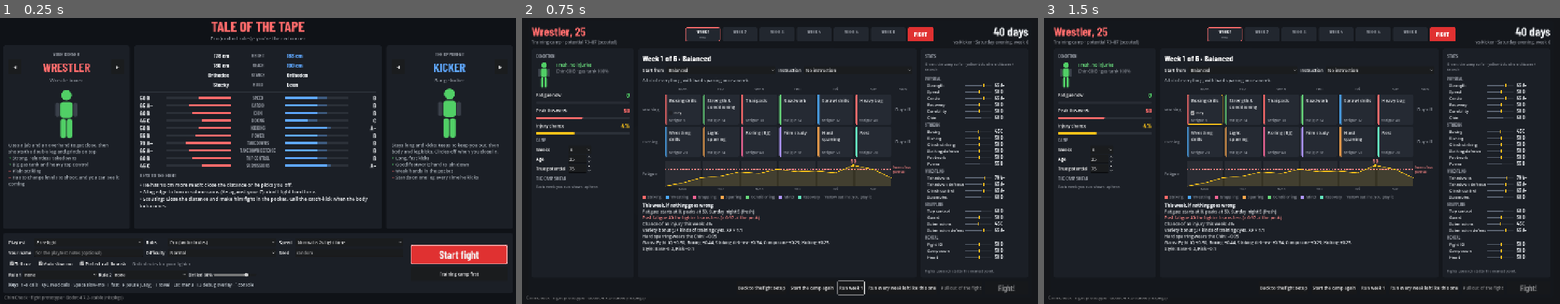
Above: before the commit, frames 1-3 (left to right).
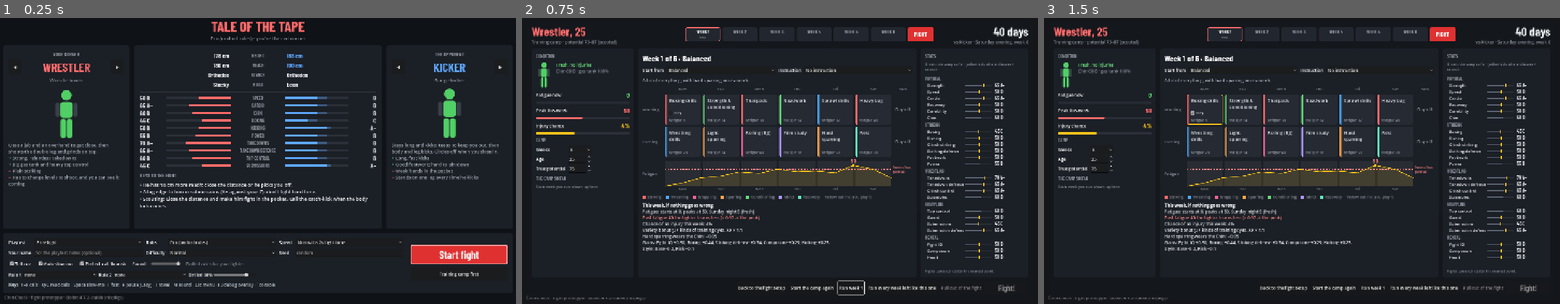
Above: after the commit, the same moments.

Repository: Dazedgenie/DazedMMA
Game: Godot game, scene res://game/main.tscn
Two runs of this game, one before a commit and one after it. Both use one fixed random seed, a clock stepped at 60 frames per second and the inputs below.
Inputs:
- Up to frame 1 (0.25 s): no input
- Up to frame 2 (0.75 s): click "Training camp first" at 0.5 s
- Up to frame 3 (1.5 s): click "Play" at 1.25 s

The runs differ from the first frame. In frame 1, 0.3% of the frame differs, in the area x 25-54%, y 84-95%; in frame 2, nothing differs; in frame 3, nothing differs.

Commit message:
D190: strike sounds (connected, missed, blocked)
Every strike in data/actions/ gets its own sound, made in code from a swish,
a thump and a snap, in three versions that share the swish and thump pitch:
connected, missed (the swish alone) and blocked (muffled). A cover-up and a
checked kick are blocked; a slip is a miss. Harder hits are louder and deeper.
Sound slider on the setup, M mutes. tools/strike_sounds.gd writes WAVs.
Fights don't change (golden fights the same).

Co-Authored-By: Claude Opus 5.5 <noreply@anthropic.com>
Claude-Session: https://claude.ai/code/session_01KLgVhoZG99Sbm67X2rRbZh

Diff:
--- a/game/main.gd
+++ b/game/main.gd
@@ -11,6 +11,8 @@
 ##
 ## "Training camp first" on the setup opens the camp planner (CampPlanner, D133); its Fight!
 ## starts the same fight with the fighter as the camp left them (settings.red_profile).
+##
+## Strike sounds (StrikeSounds, D190) play during the fight at the setup's Sound volume; M mutes them.
 
 ## Smallest window the UI still fits in (the game opens windowed and resizable).
 const MIN_WINDOW_SIZE := Vector2i(960, 540)
@@ -24,6 +26,7 @@
 var setup: FightSetup
 var planner: CampPlanner
 var overlay: DebugOverlay
+var sounds: StrikeSounds
 var driver: FightDriver
 var state: String = SETUP
 var settings: Dictionary = {}
@@ -47,6 +50,9 @@
 	_roster = FighterLibrary.load_dir()
 	arena = ArenaView.new()
 	add_child(arena)
+	sounds = StrikeSounds.new()
+	add_child(sounds)
+	sounds.build_in_background()
 	var ui: CanvasLayer = $UI
 	hud = FightHud.new()
 	hud.visible = false
@@ -93,6 +99,8 @@
 	driver.fight_over.connect(_on_fight_over)
 	arena.tell_cues = bool(settings.get("tell_cues", true))
 	arena.watch(driver)
+	sounds.volume = float(settings.get("sound_volume", 1.0))
+	sounds.watch(sim)
 	hud.pause_allowed = bool(settings.get("easy", false))
 	hud.allowed_calls = Array(settings.get("calls", []))
 	hud.watch(driver)
@@ -156,6 +164,9 @@
 			_on_control("pause")
 		KEY_T:
 			_on_control("towel")
+		KEY_M:
+			sounds.muted = not sounds.muted
+			hud.feed.add_line(FightFeed.EXPLANATION, "[color=#8a8f98]Sound %s (M)[/color]" % ("off" if sounds.muted else "on"))
 		KEY_ESCAPE:
 			_open_menu()
 		KEY_Q:
--- /dev/null
+++ b/game/strike_sounds.gd
@@ -0,0 +1,288 @@
+class_name StrikeSounds
+extends Node
+## The fight's strike sounds (D190, docs/06 §6.8): every strike has one sound of its own in three
+## versions, connected, missed and blocked, made in code from three layers (no audio files):
+## - the swish: the limb moving through the air (a sweep of filtered noise; kicks are longer and lower);
+## - the thump: the weight landing (a low sine that drops in pitch; deeper for kicks and knees);
+## - the snap: the skin and the glove (a short burst of bright noise; sharpest for elbows and leg kicks).
+## All three versions use the same swish and the same thump pitch, so a jab always sounds like a jab:
+## connected is all three layers; missed is a longer, louder swish on its own; blocked is the swish
+## with the thump and snap muffled (on the guard, the forearms or a checked shin).
+##
+## What counts as which (from the fight's events, outcome_for): a landed strike is connected, unless it
+## landed through a fighter covering up (covered, D180), which is blocked; a checked kick is blocked; a
+## slipped punch is missed (a slip is a whoosh past his head, SLIP_OUTCOME); any other miss is missed.
+## A landed shot gets louder and deeper the more damage it does (play_settings), and every sound plays
+## at a slightly random pitch so repeats don't sound the same.
+##
+## To change a strike's sound, edit its line in RECIPES (the keys are explained there); new strikes need a
+## line too (tests/game/test_strike_sounds.gd checks every strike in data/actions/ has one). How loud the
+## versions are against each other: OUTCOME_DB; how much damage changes a hit: LIGHT_DAMAGE/HEAVY_DAMAGE.
+
+## A sound was played (or would have been, when muted or at volume 0: `heard` is false then).
+signal played(action_id: String, outcome: String, heard: bool)
+
+const CONNECTED := "connected"
+const MISSED := "missed"
+const BLOCKED := "blocked"
+const OUTCOMES: Array[String] = [CONNECTED, MISSED, BLOCKED]
+
+## How a slipped punch sounds (D190: Kyle's pick on the slip card).
+const SLIP_OUTCOME := MISSED
+
+const RATE: int = 22050
+## Each sound's length in seconds (the tail fades to silence well before).
+const SECONDS: float = 0.5
+## Sounds playing at once before the oldest is cut off.
+const VOICES: int = 8
+
+## Every strike's sound. Keys:
+## - thump: the pitch of the landing in Hz (lower = heavier: punches 95–150, kicks and knees 55–95);
+## - decay: how long the thump rings in seconds (longer = meatier);
+## - snap: how loud the slap/crack is (0–1); bright: how sharp it is (0 dull thud, 1 crack);
+## - swish: how long the limb's whoosh is in seconds (longer for wide or long strikes);
+## - tone: how high the whoosh sits (0 low and heavy, 1 thin and fast);
+## - gain: the whole sound's loudness (1 = normal).
+const RECIPES := {
+	"jab": { "thump": 150.0, "decay": 0.05, "snap": 0.75, "bright": 0.80, "swish": 0.12, "tone": 0.85, "gain": 0.80 },
+	"cross": { "thump": 125.0, "decay": 0.07, "snap": 0.85, "bright": 0.70, "swish": 0.16, "tone": 0.70, "gain": 0.95 },
+	"hook": { "thump": 115.0, "decay": 0.08, "snap": 0.85, "bright": 0.60, "swish": 0.20, "tone": 0.55, "gain": 1.00 },
+	"uppercut": { "thump": 120.0, "decay": 0.07, "snap": 0.75, "bright": 0.65, "swish": 0.18, "tone": 0.75, "gain": 0.95 },
+	"overhand": { "thump": 100.0, "decay": 0.10, "snap": 0.90, "bright": 0.55, "swish": 0.24, "tone": 0.50, "gain": 1.05 },
+	"body_hook": { "thump": 80.0, "decay": 0.11, "snap": 0.40, "bright": 0.30, "swish": 0.20, "tone": 0.50, "gain": 1.00 },
+	"short_hook": { "thump": 125.0, "decay": 0.06, "snap": 0.70, "bright": 0.60, "swish": 0.10, "tone": 0.60, "gain": 0.85 },
+	"short_uppercut": { "thump": 130.0, "decay": 0.06, "snap": 0.70, "bright": 0.65, "swish": 0.10, "tone": 0.70, "gain": 0.85 },
+	"ground_punch": { "thump": 105.0, "decay": 0.07, "snap": 0.55, "bright": 0.50, "swish": 0.10, "tone": 0.55, "gain": 0.85 },
+	"elbow": { "thump": 140.0, "decay": 0.05, "snap": 1.00, "bright": 0.95, "swish": 0.14, "tone": 0.85, "gain": 1.00 },
+	"ground_elbow": { "thump": 130.0, "decay": 0.05, "snap": 0.95, "bright": 0.90, "swish": 0.12, "tone": 0.80, "gain": 0.95 },
+	"knee": { "thump": 70.0, "decay": 0.10, "snap": 0.45, "bright": 0.35, "swish": 0.18, "tone": 0.45, "gain": 1.05 },
+	"ground_knee": { "thump": 75.0, "decay": 0.10, "snap": 0.50, "bright": 0.40, "swish": 0.16, "tone": 0.45, "gain": 1.05 },
+	"teep": { "thump": 65.0, "decay": 0.12, "snap": 0.35, "bright": 0.25, "swish": 0.20, "tone": 0.40, "gain": 0.90 },
+	"leg_kick": { "thump": 85.0, "decay": 0.09, "snap": 1.00, "bright": 0.75, "swish": 0.30, "tone": 0.35, "gain": 1.05 },
+	"calf_kick": { "thump": 95.0, "decay": 0.07, "snap": 0.90, "bright": 0.80, "swish": 0.26, "tone": 0.40, "gain": 0.95 },
+	"body_kick": { "thump": 65.0, "decay": 0.12, "snap": 0.90, "bright": 0.55, "swish": 0.32, "tone": 0.30, "gain": 1.10 },
+	"head_kick": { "thump": 80.0, "decay": 0.11, "snap": 1.00, "bright": 0.70, "swish": 0.36, "tone": 0.30, "gain": 1.15 },
+	"soccer_kick": { "thump": 70.0, "decay": 0.10, "snap": 0.75, "bright": 0.50, "swish": 0.30, "tone": 0.30, "gain": 1.10 },
+	"stomp": { "thump": 55.0, "decay": 0.14, "snap": 0.40, "bright": 0.30, "swish": 0.20, "tone": 0.25, "gain": 1.05 },
+}
+
+## Each version's loudness against connected, in dB.
+const OUTCOME_DB := { CONNECTED: 0.0, MISSED: -4.0, BLOCKED: -3.0 }
+## A landed shot's damage that sounds lightest and heaviest (dealt damage, not the strike's base damage).
+const LIGHT_DAMAGE: float = 2.0
+const HEAVY_DAMAGE: float = 14.0
+## How much quieter (dB) and higher (pitch scale) the lightest shot is than the heaviest.
+const LIGHT_DB: float = -7.0
+const LIGHT_PITCH: float = 1.08
+const HEAVY_PITCH: float = 0.92
+## Random pitch on every sound, ± this share.
+const PITCH_JITTER: float = 0.04
+## Overall loudness, in dB (the setup's Sound slider sets the bus, this sets the mix under it).
+const BASE_DB: float = -6.0
+
+## The player's volume, 0–1 (the setup's Sound slider, D190). 0 is silent.
+var volume: float = 1.0
+## Muted with M during a fight.
+var muted: bool = false
+
+## Made once for the whole game (shared by every StrikeSounds): action id -> { outcome: AudioStreamWAV }.
+static var _sounds := {}
+static var _build_task: int = -1
+var _players: Array[AudioStreamPlayer] = []
+var _next: int = 0
+var _sim: FightSim
+var _rng := RandomNumberGenerator.new()
+
+
+func _ready() -> void:
+	for i in VOICES:
+		var player := AudioStreamPlayer.new()
+		add_child(player)
+		_players.append(player)
+
+
+func _exit_tree() -> void:
+	_finish_build()
+
+
+## Starts playing a fight's strike sounds (null stops).
+func watch(sim: FightSim) -> void:
+	if _sim != null and _sim.event_emitted.is_connected(_on_event):
+		_sim.event_emitted.disconnect(_on_event)
+	_sim = sim
+	if _sim != null:
+		_sim.event_emitted.connect(_on_event)
+
+
+## Makes every strike's three versions on another thread (about half a second, done once when the game
+## opens), so the setup screen doesn't wait for it. A sound asked for before they're ready waits for them.
+static func build_in_background() -> void:
+	if _sounds.is_empty() and _build_task < 0:
+		_build_task = WorkerThreadPool.add_task(_build_into.bind(_sounds), false, "Strike sounds")
+
+
+## Makes every strike's three versions now.
+static func build_all() -> void:
+	_finish_build()
+	if _sounds.is_empty():
+		_build_into(_sounds)
+
+
+static func _build_into(into: Dictionary) -> void:
+	for id: String in RECIPES:
+		var versions := {}
+		for outcome in OUTCOMES:
+			versions[outcome] = to_wav(render(RECIPES[id], outcome, id.hash()))
+		into[id] = versions
+
+
+static func _finish_build() -> void:
+	if _build_task >= 0:
+		WorkerThreadPool.wait_for_task_completion(_build_task)
+		_build_task = -1
+
+
+## The stream for a strike's version (builds them if needed). Null for a strike with no recipe.
+static func stream(action_id: String, outcome: String) -> AudioStreamWAV:
+	build_all()
+	return _sounds.get(action_id, {}).get(outcome)
+
+
+## Plays a strike's version. `damage` < 0: not a landed shot (no loudness from damage).
+func play(action_id: String, outcome: String, damage: int = -1) -> void:
+	var wav: AudioStreamWAV = stream(action_id, outcome)
+	if wav == null:
+		return
+	var heard: bool = not muted and volume > 0.0
+	played.emit(action_id, outcome, heard)
+	if not heard:
+		return
+	var how: Dictionary = play_settings(action_id, outcome, damage)
+	var player: AudioStreamPlayer = _players[_next]
+	_next = (_next + 1) % _players.size()
+	player.stream = wav
+	player.volume_db = how.db + linear_to_db(volume)
+	player.pitch_scale = how.pitch * (1.0 + _rng.randf_range(-PITCH_JITTER, PITCH_JITTER))
+	if player.is_inside_tree():
+		player.play()
+
+
+func _on_event(event: FightEvent) -> void:
+	var outcome: String = outcome_for(event)
+	if outcome != "":
+		play(String(event.data.action_id), outcome, int(event.data.get("damage", -1)) if outcome == CONNECTED else -1)
+
+
+## Which version a fight event plays ("" = none): see the class notes.
+static func outcome_for(event: FightEvent) -> String:
+	if not RECIPES.has(String(event.data.get("action_id", ""))):
+		return ""
+	match event.type:
+		FightEvent.STRIKE_LANDED:
+			return BLOCKED if bool(event.data.get("covered", false)) else CONNECTED
+		FightEvent.STRIKE_MISSED:
+			if event.data.get("reason", "") == "defended":
+				return SLIP_OUTCOME if event.data.get("by_action", "") == "slip" else BLOCKED
+			return MISSED
+	return ""
+
+
+## How loud (dB) and at what pitch a version plays, before the random jitter and the player's volume.
+static func play_settings(action_id: String, outcome: String, damage: int = -1) -> Dictionary:
+	var db: float = BASE_DB + float(OUTCOME_DB[outcome]) + linear_to_db(float(RECIPES[action_id].gain))
+	var pitch: float = 1.0
+	if outcome == CONNECTED and damage >= 0:
+		var heavy: float = clampf(inverse_lerp(LIGHT_DAMAGE, HEAVY_DAMAGE, float(damage)), 0.0, 1.0)
+		db += lerpf(LIGHT_DB, 0.0, heavy)
+		pitch = lerpf(LIGHT_PITCH, HEAVY_PITCH, heavy)
+	return { "db": db, "pitch": pitch }
+
+
+## One version of a strike's sound as samples (-1–1) at RATE. The same recipe and seed give the same sound.
+static func render(recipe: Dictionary, outcome: String, sound_seed: int) -> PackedFloat32Array:
+	var rng := RandomNumberGenerator.new()
+	rng.seed = sound_seed
+	var count: int = int(RATE * SECONDS)
+	var out := PackedFloat32Array()
+	out.resize(count)
+	var dt: float = 1.0 / RATE
+
+	# The swish: noise through a band that rises and falls with the limb's speed. Connected and blocked
+	# cut it short at the impact (it starts just before, so the hit lands a few hundredths in); a miss
+	# lets it run its whole length and a little louder, as the limb carries on past.
+	var swish_len: float = float(recipe.swish)
+	var tone: float = float(recipe.tone)
+	var hit_at: float = 0.035  # Where the impact sits in a connected or blocked sound.
+	var swish_peak: float = hit_at if outcome != MISSED else swish_len * 0.45
+	var swish_end: float = hit_at + 0.03 if outcome != MISSED else swish_len * 1.4
+	var swish_gain: float = 0.35 if outcome != MISSED else 0.75
+	var low_hz: float = lerpf(250.0, 1400.0, tone)
+	var high_hz: float = lerpf(900.0, 4200.0, tone)
+	var lp_a: float = 0.0
+	var lp_b: float = 0.0
+	var lp_slow: float = 0.0
+	# The thump and snap.
+	var thump_hz: float = float(recipe.thump)
+	var decay: float = float(recipe.decay)
+	var snap: float = float(recipe.snap)
+	var bright: float = float(recipe.bright)
+	var thump_gain: float = 1.0
+	var snap_gain: float = 0.6 * snap
+	var muffle: float = 0.0  # 0 = open, 1 = everything above a low rumble cut away.
+	if outcome == BLOCKED:
+		thump_gain = 0.55
+		snap_gain = 0.35 * snap
+		muffle = 0.75
+		decay *= 0.7
+	elif outcome == MISSED:
+		thump_gain = 0.0
+		snap_gain = 0.0
+	var snap_decay: float = lerpf(0.035, 0.012, bright)
+	var snap_lp: float = 0.0
+	var snap_cut: float = 1.0 - exp(-TAU * lerpf(lerpf(900.0, 5000.0, bright), 500.0, muffle) * dt)
+	var phase: float = 0.0
+	var out_lp: float = 0.0
+	var out_cut: float = 1.0 - exp(-TAU * lerpf(9000.0, 1600.0, muffle) * dt)
+	var peak: float = 0.0
+	for n in count:
+		var t: float = n * dt
+		var sample: float = 0.0
+		# Swish.
+		if t < swish_end:
+			var env: float = t / swish_peak if t < swish_peak else 1.0 - (t - swish_peak) / (swish_end - swish_peak)
+			env = env * env
+			var centre: float = lerpf(low_hz, high_hz, env)
+			var cut: float = 1.0 - exp(-TAU * centre * 1.4 * dt)
+			lp_a += cut * (rng.randf_range(-1.0, 1.0) - lp_a)
+			lp_b += cut * (lp_a - lp_b)
+			lp_slow += (1.0 - exp(-TAU * centre * 0.5 * dt)) * (lp_b - lp_slow)
+			sample += (lp_b - lp_slow) * env * swish_gain * 3.0
+		# Thump and snap, from the impact on.
+		if thump_gain > 0.0 and t >= hit_at:
+			var since: float = t - hit_at
+			var hz: float = thump_hz * (1.0 + 1.2 * exp(-since / 0.012))
+			phase += TAU * hz * dt
+			sample += sin(phase) * exp(-since / decay) * thump_gain * minf(1.0, since / 0.002)
+			snap_lp += snap_cut * (rng.randf_range(-1.0, 1.0) - snap_lp)
+			sample += snap_lp * exp(-since / snap_decay) * snap_gain * (1.5 + bright)
+		out_lp += out_cut * (sample - out_lp)
+		out[n] = out_lp
+		peak = maxf(peak, absf(out_lp))
+	# Every sound is scaled to the same peak; loudness comes from play_settings.
+	if peak > 0.0:
+		var scale: float = 0.9 / peak
+		for n in count:
+			out[n] *= scale
+	return out
+
+
+static func to_wav(samples: PackedFloat32Array) -> AudioStreamWAV:
+	var data := PackedByteArray()
+	data.resize(samples.size() * 2)
+	for n in samples.size():
+		data.encode_s16(n * 2, int(clampf(samples[n], -1.0, 1.0) * 32767.0))
+	var wav := AudioStreamWAV.new()
+	wav.format = AudioStreamWAV.FORMAT_16_BITS
+	wav.mix_rate = RATE
+	wav.data = data
+	return wav
--- a/tests/game/test_main_scene.gd
+++ b/tests/game/test_main_scene.gd
@@ -169,3 +169,15 @@
 	_main._process(1.0)
 	_main.driver.throw_towel()
 	assert_string_contains(_main.hud._dialog_body.get_parsed_text(), "body injury")
+
+
+func test_the_setup_sound_volume_reaches_the_fight_and_m_mutes_the_strikes() -> void:
+	var s: Dictionary = _main.setup.settings()
+	assert_eq(s.sound_volume, 1.0, "full volume by default (D190)")
+	s.sound_volume = 0.4
+	_main.start_fight(s)
+	assert_eq(_main.sounds.volume, 0.4)
+	_press(KEY_M)
+	assert_true(_main.sounds.muted)
+	_press(KEY_M)
+	assert_false(_main.sounds.muted)
--- /dev/null
+++ b/tests/game/test_strike_sounds.gd
@@ -0,0 +1,91 @@
+extends GutTest
+## StrikeSounds (D190, docs/06 §6.8): every strike sounds connected, missed or blocked, the three
+## versions made from the same sound, and which one a fight event plays.
+
+var _actions: ActionLibrary
+var _roster: FighterLibrary
+
+
+func before_all() -> void:
+	_actions = ActionLibrary.load_dir()
+	_roster = FighterLibrary.load_dir()
+
+
+func _event(type: String, data: Dictionary) -> FightEvent:
+	return FightEvent.new(0, 1, type, 0, data)
+
+
+func test_every_strike_in_the_data_has_a_sound_and_every_sound_is_a_strike() -> void:
+	var strikes: Array[String] = []
+	for id in _actions.ids():
+		if _actions.get_action(id).category == "strike":
+			strikes.append(id)
+	for id in strikes:
+		assert_true(StrikeSounds.RECIPES.has(id), "%s needs a line in StrikeSounds.RECIPES" % id)
+	for id: String in StrikeSounds.RECIPES:
+		assert_has(strikes, id, "%s isn't a strike in data/actions/" % id)
+
+
+func test_landed_is_connected_unless_it_went_through_a_cover_up() -> void:
+	assert_eq(StrikeSounds.outcome_for(_event(FightEvent.STRIKE_LANDED, { "action_id": "hook", "damage": 8 })), StrikeSounds.CONNECTED)
+	assert_eq(StrikeSounds.outcome_for(_event(FightEvent.STRIKE_LANDED, { "action_id": "hook", "damage": 4, "covered": true })), StrikeSounds.BLOCKED)
+
+
+func test_a_checked_kick_is_blocked_and_a_slipped_punch_whooshes_past() -> void:
+	assert_eq(StrikeSounds.outcome_for(_event(FightEvent.STRIKE_MISSED, { "action_id": "leg_kick", "reason": "defended", "by_action": "check_kick" })), StrikeSounds.BLOCKED)
+	assert_eq(StrikeSounds.outcome_for(_event(FightEvent.STRIKE_MISSED, { "action_id": "cross", "reason": "defended", "by_action": "slip" })), StrikeSounds.MISSED)
+	assert_eq(StrikeSounds.outcome_for(_event(FightEvent.STRIKE_MISSED, { "action_id": "cross", "chance": 0.4 })), StrikeSounds.MISSED)
+	assert_eq(StrikeSounds.outcome_for(_event(FightEvent.STRIKE_MISSED, { "action_id": "jab", "reason": "out of range" })), StrikeSounds.MISSED)
+
+
+func test_only_strikes_make_a_sound() -> void:
+	assert_eq(StrikeSounds.outcome_for(_event(FightEvent.GRAPPLE_WON, { "action_id": "double_leg", "result": "success" })), "")
+	assert_eq(StrikeSounds.outcome_for(_event(FightEvent.STRIKE_DEFENDED, { "action_id": "check_kick", "against": "leg_kick", "worked": true })), "",
+		"the check itself is heard through the kick's blocked sound")
+
+
+func test_the_three_versions_are_different_but_each_is_the_same_every_time() -> void:
+	var recipe: Dictionary = StrikeSounds.RECIPES.jab
+	var versions: Array[PackedFloat32Array] = []
+	for outcome in StrikeSounds.OUTCOMES:
+		var samples: PackedFloat32Array = StrikeSounds.render(recipe, outcome, 1)
+		assert_eq(samples, StrikeSounds.render(recipe, outcome, 1), "%s is the same sound each time it's made" % outcome)
+		var peak: float = 0.0
+		for v in samples:
+			peak = maxf(peak, absf(v))
+		assert_almost_eq(peak, 0.9, 0.001, "%s never clips" % outcome)
+		versions.append(samples)
+	assert_ne(versions[0], versions[1])
+	assert_ne(versions[0], versions[2])
+	assert_ne(versions[1], versions[2])
+
+
+func test_a_harder_hit_is_louder_and_deeper_and_a_miss_is_quieter_than_a_hit() -> void:
+	var light: Dictionary = StrikeSounds.play_settings("cross", StrikeSounds.CONNECTED, 2)
+	var heavy: Dictionary = StrikeSounds.play_settings("cross", StrikeSounds.CONNECTED, 14)
+	assert_gt(heavy.db, light.db)
+	assert_lt(heavy.pitch, light.pitch)
+	assert_lt(StrikeSounds.play_settings("cross", StrikeSounds.MISSED).db, heavy.db)
+
+
+func test_a_fight_plays_hits_and_misses_and_muting_silences_them() -> void:
+	var sounds := StrikeSounds.new()
+	add_child_autofree(sounds)
+	var heard: Array = []
+	sounds.played.connect(func(id: String, outcome: String, was_heard: bool) -> void: heard.append([id, outcome, was_heard]))
+	var sim := FightSim.new(7, _roster.make_pair("kicker", "boxer"), _actions)
+	sounds.watch(sim)
+	for n in 2000:
+		if not sim.is_over():
+			sim.tick()
+	var outcomes: Array = heard.map(func(h: Array) -> String: return h[1])
+	assert_has(outcomes, StrikeSounds.CONNECTED)
+	assert_has(outcomes, StrikeSounds.MISSED)
+	assert_true(heard.all(func(h: Array) -> bool: return h[2]))
+	sounds.muted = true
+	heard.clear()
+	for n in 2000:
+		if not sim.is_over():
+			sim.tick()
+	assert_gt(heard.size(), 0)
+	assert_true(heard.all(func(h: Array) -> bool: return not h[2]), "muted: nothing is heard")
--- /dev/null
+++ b/tools/strike_sounds.gd
@@ -0,0 +1,49 @@
+extends MainLoop
+## Writes every strike's sounds to WAV files so they can be heard outside the game (D190, docs/06 §6.8).
+## The sounds themselves are made in code by game/strike_sounds.gd; this only saves them.
+##
+## Usage:
+##   godot --headless --script res://tools/strike_sounds.gd [-- --only=jab,leg_kick]
+##
+## Writes build/strike_sounds/<strike>.wav (connected, missed, blocked with a pause between, at the loudness
+## the fight plays them: connected as a hard hit) and build/strike_sounds/all_strikes.wav (every strike in turn).
+
+const OUT_DIR := "res://build/strike_sounds/"
+const GAP_SECONDS: float = 0.35
+## The damage a connected shot is played at in the files (StrikeSounds.HEAVY_DAMAGE sounds biggest).
+const REEL_DAMAGE: int = 10
+
+
+func _initialize() -> void:
+	var only: Array[String] = []
+	for arg in OS.get_cmdline_user_args():
+		if arg.begins_with("--only="):
+			for id in arg.get_slice("=", 1).split(","):
+				only.append(id.strip_edges())
+	DirAccess.make_dir_recursive_absolute(ProjectSettings.globalize_path(OUT_DIR))
+	var started: int = Time.get_ticks_msec()
+	var reel := PackedFloat32Array()
+	var gap := PackedFloat32Array()
+	gap.resize(int(StrikeSounds.RATE * GAP_SECONDS))
+	for id: String in StrikeSounds.RECIPES:
+		if not only.is_empty() and not only.has(id):
+			continue
+		var strike := PackedFloat32Array()
+		for outcome in StrikeSounds.OUTCOMES:
+			var samples: PackedFloat32Array = StrikeSounds.render(StrikeSounds.RECIPES[id], outcome, id.hash())
+			var how: Dictionary = StrikeSounds.play_settings(id, outcome, REEL_DAMAGE if outcome == StrikeSounds.CONNECTED else -1)
+			var gain: float = db_to_linear(how.db - StrikeSounds.BASE_DB)
+			for n in samples.size():
+				samples[n] *= gain * 0.8
+			strike.append_array(samples)
+			strike.append_array(gap)
+		StrikeSounds.to_wav(strike).save_to_wav(OUT_DIR + id + ".wav")
+		reel.append_array(strike)
+		reel.append_array(gap)
+		print("%-15s connected · missed · blocked" % id)
+	StrikeSounds.to_wav(reel).save_to_wav(OUT_DIR + "all_strikes.wav")
+	print("Wrote %s in %d ms" % [ProjectSettings.globalize_path(OUT_DIR), Time.get_ticks_msec() - started])
+
+
+func _process(_delta: float) -> bool:
+	return true
--- a/ui/fight_setup.gd
+++ b/ui/fight_setup.gd
@@ -22,7 +22,7 @@
 ## The rules the fight is held under: label, data/rulesets id (D141: PRIDE).
 const RULESETS: Array = [["Pro (unified rules)", "pro"], ["PRIDE rules", "pride"], ["Amateur, 18+", "amateur_adult"], ["Amateur, 16–17", "amateur_teen"]]
 const SPEEDS: Array = [["Normal is 2× fight time", 2.0], ["Normal is 1× fight time", 1.0]]
-const HELP := "[b]Keys[/b]  1–9 calls · Q/E read calls · Space slow-mo · F fast · P pause (Easy) · T towel · Esc menu · F3 debug overlay · ` console"
+const HELP := "[b]Keys[/b]  1–9 calls · Q/E read calls · Space slow-mo · F fast · P pause (Easy) · T towel · M sound · Esc menu · F3 debug overlay · ` console"
 const BACKGROUND := Color(0.06, 0.07, 0.09)
 const CARD := Color("#1b1f26")
 const TEXT := Color("#e9ecef")
@@ -48,6 +48,7 @@
 var _tells: CheckBox
 var _auto_slow: CheckBox
 var _flourish: CheckBox
+var _sound: HSlider
 var _seed: LineEdit
 var _rules_box: VBoxContainer
 var _rules: RuleSlots
@@ -163,6 +164,18 @@
 	_tells = _toggle(toggles, "Tell cue", true)
 	_auto_slow = _toggle(toggles, "Auto slow-mo", true)
 	_flourish = _toggle(toggles, "Perfect-call flourish", true)
+	var sound_label := Label.new()
+	sound_label.text = "Sound"
+	toggles.add_child(sound_label)
+	_sound = HSlider.new()  # Strike sounds' volume, 0–100% (D190).
+	_sound.min_value = 0.0
+	_sound.max_value = 1.0
+	_sound.step = 0.05
+	_sound.value = 1.0
+	_sound.custom_minimum_size = Vector2(110.0, 0.0)
+	_sound.size_flags_vertical = Control.SIZE_SHRINK_CENTER
+	_sound.tooltip_text = "Strike sounds. M mutes them during a fight."
+	toggles.add_child(_sound)
 	var rules_title := Label.new()
 	rules_title.text = "Drilled rules for your fighter"
 	rules_title.add_theme_color_override("font_color", DIM)
@@ -191,7 +204,7 @@
 
 
 ## What was picked: {label, red, blue, ruleset (data/rulesets id), normal_rate, easy, tell_cues, auto_slow,
-## flourishes, rules ([[slot, rule id, drilled], …]), seed (-1 = random), tester}, and for a
+## flourishes, sound_volume (0–1, D190), rules ([[slot, rule id, drilled], …]), seed (-1 = random), tester}, and for a
 ## playtest fight also {step, calls (the call bar's calls, [] = all), tip}.
 func settings() -> Dictionary:
 	var typed: String = _seed.text.strip_edges()
@@ -201,6 +214,7 @@
 		"ruleset": String(RULESETS[maxi(0, _ruleset.selected)][1]),
 		"easy": _difficulty.selected == 1,
 		"tell_cues": _tells.button_pressed, "auto_slow": _auto_slow.button_pressed, "flourishes": _flourish.button_pressed,
+		"sound_volume": _sound.value,
 		"rules": _rules.picked(),
 		"seed": int(typed) if typed.is_valid_int() else -1,
 		"tester": _tester.text.strip_edges(),
Not shown, added: game/strike_sounds.gd.uid
Not shown, added: tests/game/test_strike_sounds.gd.uid
Not shown, added: tools/strike_sounds.gd.uid
Not shown, changed: CLAUDE.md
Not shown, changed: docs/00-design-planning.md
Not shown, changed: docs/04-tech-and-production.md
Not shown, changed: docs/06-fight-hud.md
